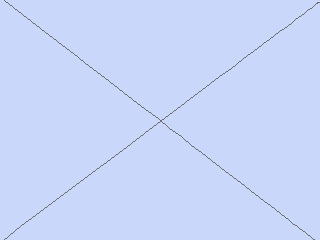
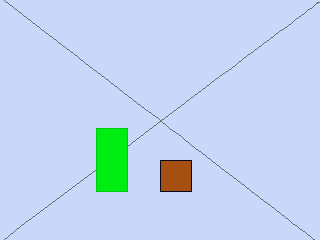
Layer changes from the first w=320, h=240 image to the second:
showed "block-brown" over [160, 160, 192, 192]
added layer "Layer 1" above "criss-cross" over [96, 128, 128, 192]
